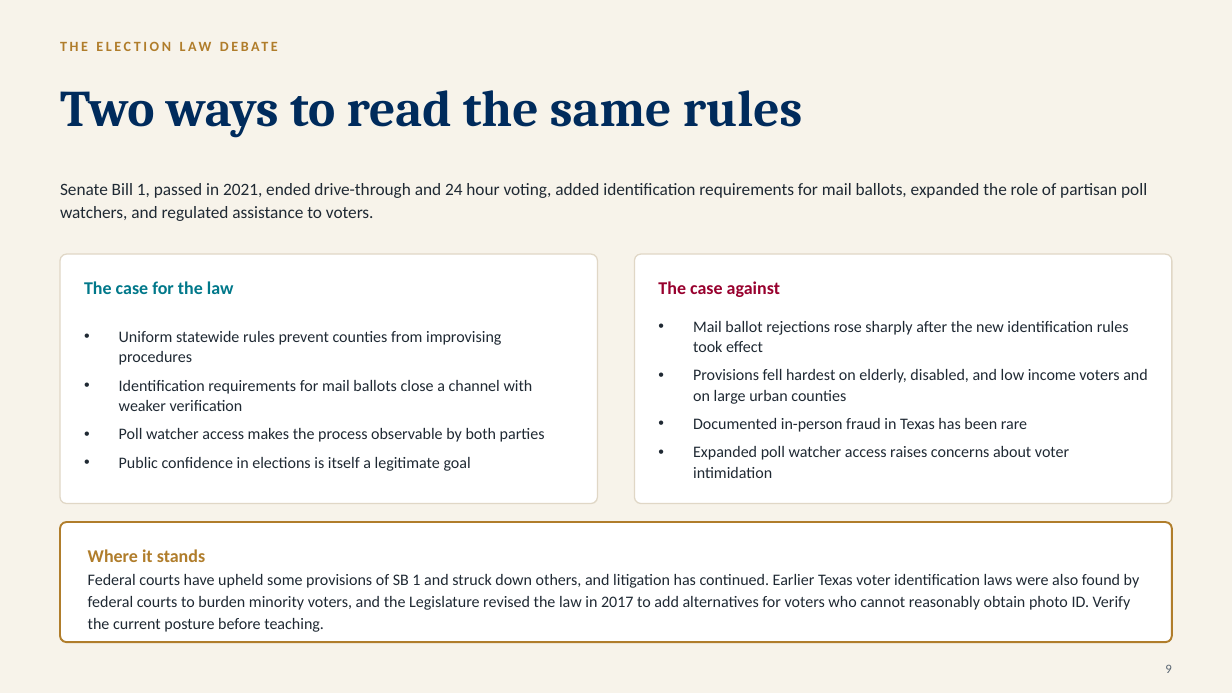
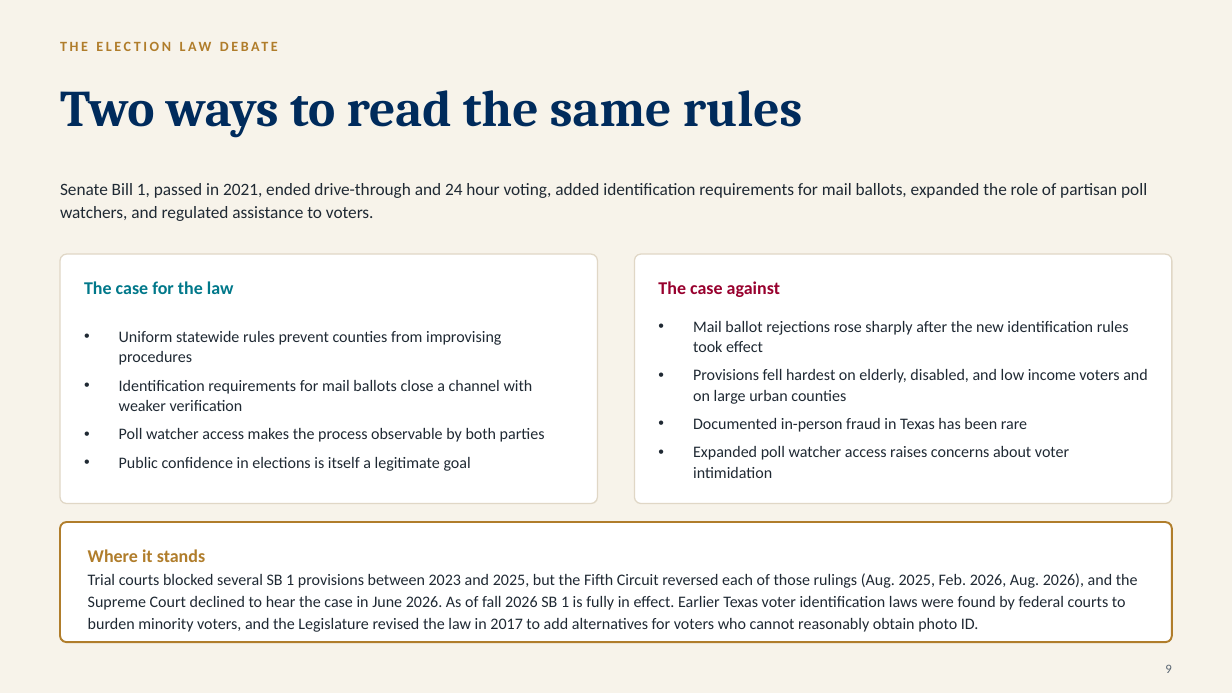
Before and after one commit to ProfessorJaredAlanStewart/texas-govt-modules, a slide deck: slide 10 of slides/Chapter 08 - Voting and Political Participation (Lecture Deck).pptx. Drawn at 1232x693 pixels with LibreOffice and Linux fonts; fonts in the diff are those of the drawing. Boxes give left, top, right and bottom in pixels: in the first picture for what was removed or moved away, otherwise in the second. Text is boxed around its words. In the diff, an @@ line names an element or a change of style, - is before the commit and + after.

```diff
--- a/slides/Chapter 08 - Voting and Political Participation (Lecture Deck).pptx
+++ b/slides/Chapter 08 - Voting and Political Participation (Lecture Deck).pptx
@@ text at bbox=[88, 573, 1138, 632]: text changed @@
-Federal courts have upheld some provisions of SB 1 and struck down others, and litigation has continued. Earlier Texas voter identification laws were also found by federal courts to burden minority voters, and the Legislature revised the law in 2017 to add alternatives for voters who cannot reasonably obtain photo ID. Verify the current posture before teaching.
+Trial courts blocked several SB 1 provisions between 2023 and 2025, but the Fifth Circuit reversed each of those rulings (Aug. 2025, Feb. 2026, Aug. 2026), and the Supreme Court declined to hear the case in June 2026. As of fall 2026 SB 1 is fully in effect. Earlier Texas voter identification laws were found by federal courts to burden minority voters, and the Legislature revised the law in 2017 to add alternatives for voters who cannot reasonably obtain photo ID.
```
Also in this commit, not shown: 4 other slides changed, 58 other files.
